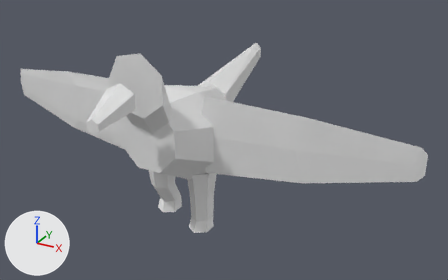
Two versions of the OBJ model data/animals/sabia/walk/0.obj, one commit apart.
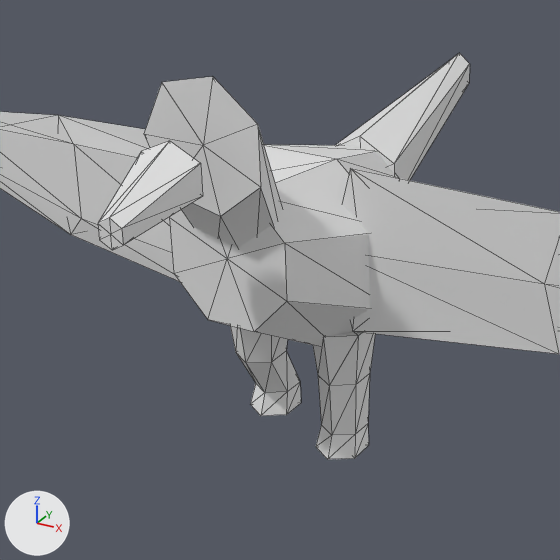
Each version is shown whole from a camera (50 mm lens) standing at (0.568, -0.87, 0.621) and looking at (0.058, 0.058, 0.158), then close up on the part from 9% to 68% of the width and 6% to 100% of the height. The lights are fixed; the arrows at lower left show +X, +Y and +Z. The first two pictures are the older version. The close-ups show mesh edges as thin lines. Where no turn or scale is listed for an object, it has been applied to the vertices.

The scene before the commit, as lines of its bpy script (objects in view):
```python
me_sabia_walk_0 = bpy.data.meshes.new('sabia_walk_0')
me_sabia_walk_0.from_pydata(...)  # 156 vertices, 280 faces; spans x -0.428..0.426, y -0.232..0.306, z 0.0..0.362
ob_sabia_walk_0 = bpy.data.objects.new('sabia_walk_0', me_sabia_walk_0)
ob_sabia_walk_0.location = (0.0, 0.0, 0.0)
```
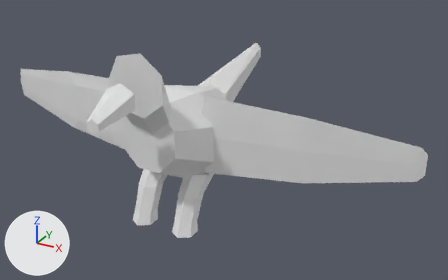
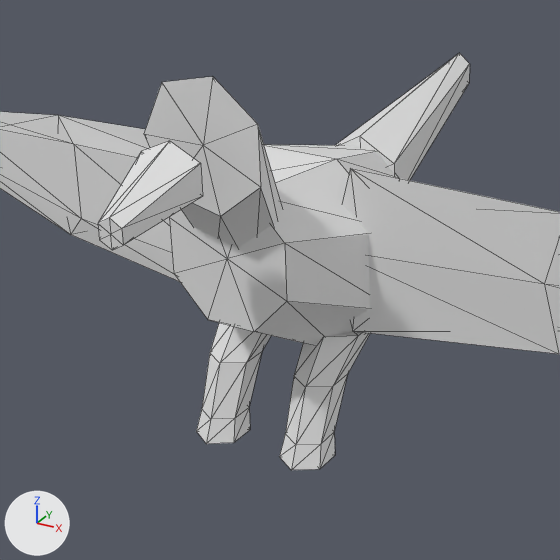
The newer file is also turned or shifted as a whole; pictures and numbers use the older file's frame.

Where the change shows, as pixel boxes (x1, y1, x2, y2) in the close-ups (560 x 560 px; the box of a moved part takes in the faces that stretch with it):
'sabia_walk_0', reshaped
    before: (0, 53, 560, 459)
    after: (0, 53, 560, 470)
part 1 of me_sabia_walk_0, moved or reshaped
    before: (250, 382, 301, 416)
    after: (196, 408, 250, 444)
part 2 of me_sabia_walk_0, moved or reshaped
    before: (316, 424, 369, 459)
    after: (279, 433, 335, 470)
part 3 of me_sabia_walk_0, moved or reshaped
    before: (230, 326, 375, 435)
    after: (202, 323, 370, 445)

What changed in the scene script:
```text
Change me_sabia_walk_0:
    used by ob_sabia_walk_0; location = (0.0, 0.0, 0.0)
    remove me_sabia_walk_0.from_pydata(...)  # 156 vertices, 280 faces; spans x -0.428..0.426, y -0.232..0.306, z 0.0..0.362
    add me_sabia_walk_0.from_pydata(...)  # 156 vertices, 280 faces; spans x -0.428..0.426, y -0.232..0.306, z 0.021..0.362
    me_sabia_walk_0 part 1: all 13 vertices in x -0.063..-0.023, y -0.005..0.047, z 0.007..0.027 are moved by (0.0, -0.082, 0.014)
    me_sabia_walk_0 part 2: all 13 vertices in x 0.023..0.063, y -0.03..0.022, z 0.0..0.02 are moved by (0.0, -0.057, 0.021)
    me_sabia_walk_0 part 3: all 12 vertices in x -0.062..0.062, y -0.024..0.024, z 0.07 are moved by (0.0, -0.038, 0.017)
```
